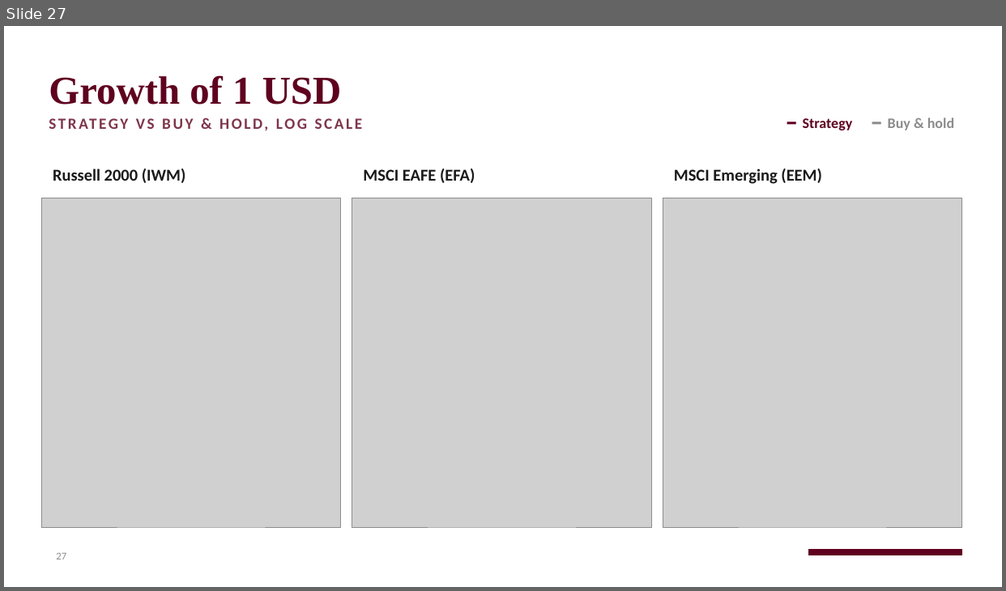
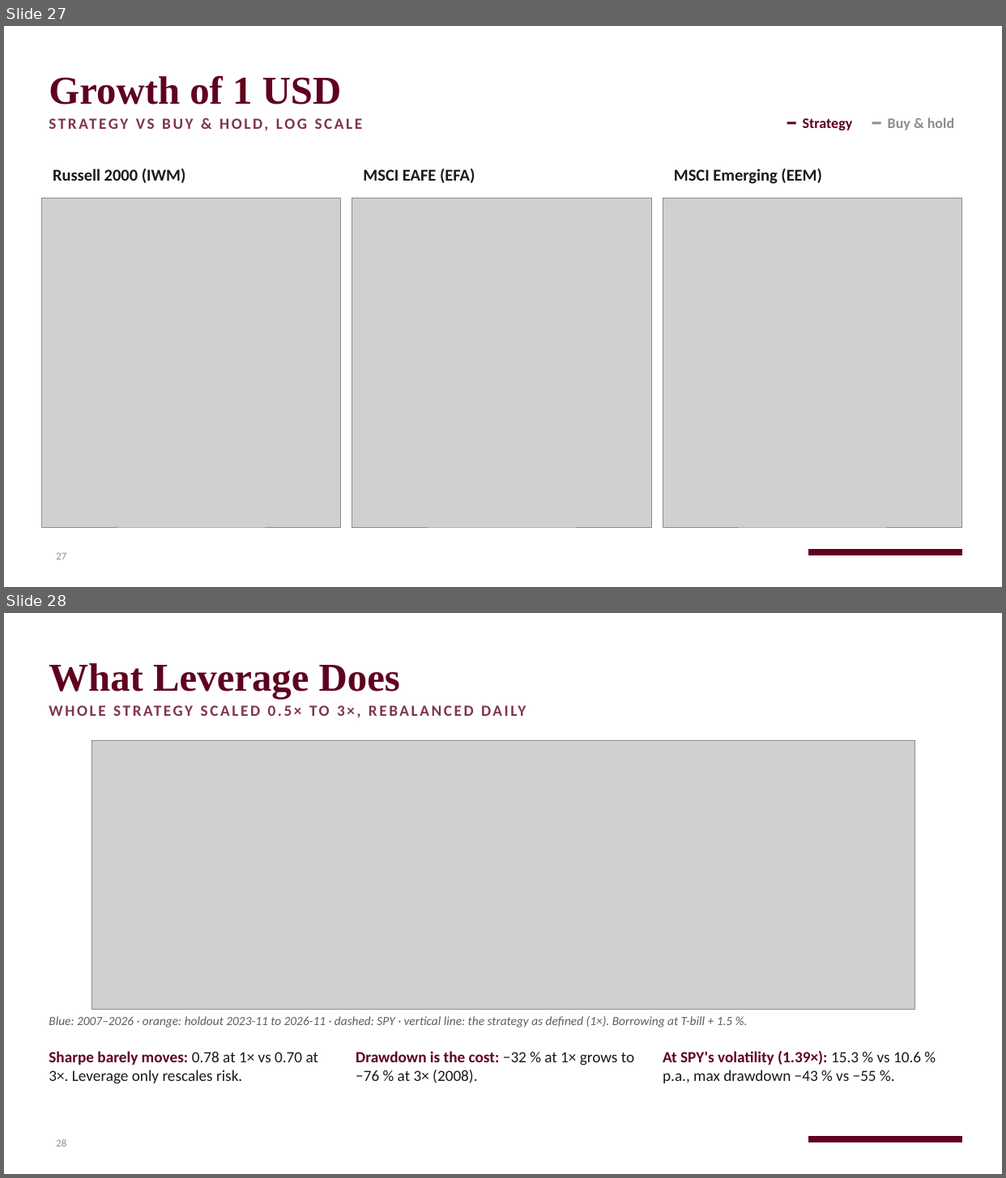
Before and after one commit to RobinHumberg/regime-diversified-mean-reversion, a slide deck: presentation/regime_mr_other_markets.pptx. Shown one above the other, each under a label of ours: slide 27 before the commit, slides 27 and 28 after it. The pictures are 1006x591 and 1006x1178 pixels, drawn with LibreOffice and Linux fonts; fonts in the diff are those of the drawing; grey boxes stand for pictures; background and template pictures are left out. Boxes give left, top, right and bottom in pixels: in the first picture for what was removed or moved away, otherwise in the second. Text is boxed around its words. In the diff, an @@ line names an element or a change of style, - is before the commit and + after.

```diff
--- a/presentation/regime_mr_other_markets.pptx
+++ b/presentation/regime_mr_other_markets.pptx
@@ slide 28 added at (x1=4, y1=613, x2=1002, y2=1174), background picture (left out); not listed: 1 template element that a slide beside it also shows @@
@@ title added at (x1=49, y1=663, x2=400, y2=699), 38 pt, text #5F021F, bold @@
+What Leverage Does
@@ text added at (x1=268, y1=705, x2=345, y2=716), 15 pt, text #7F354C, bold @@
+WHOLE STRATEGY SCALED 0.5× TO 3×, REBALANCED DAILY
@@ picture added at (x1=91, y1=740, x2=915, y2=1010) @@
@@ text added at (x1=49, y1=1016, x2=732, y2=1028), 12 pt, text #5E5E5E, italic @@
+Blue: 2007–2026 · orange: holdout 2023-11 to 2026-11 · dashed: SPY · vertical line: the strategy as defined (1×). Borrowing at T-bill + 1.5 %.
@@ text added at (x1=49, y1=1051, x2=318, y2=1084), 15 pt, text #1A1A1A @@
+Sharpe barely moves: 0.78 at 1× vs 0.70 at 3×. Leverage only rescales risk.
@@ text added at (x1=356, y1=1051, x2=634, y2=1084), 15 pt, text #1A1A1A @@
+Drawdown is the cost: −32 % at 1× grows to −76 % at 3× (2008).
@@ text added at (x1=663, y1=1051, x2=921, y2=1084), 15 pt, text #1A1A1A @@
+At SPY's volatility (1.39×): 15.3 % vs 10.6 % p.a., max drawdown −43 % vs −55 %.
@@ page number added at (x1=56, y1=1139, x2=66, y2=1147), 10 pt, text #8C8C8C @@
+28
```
Also in this commit, not shown: 2 other files.
